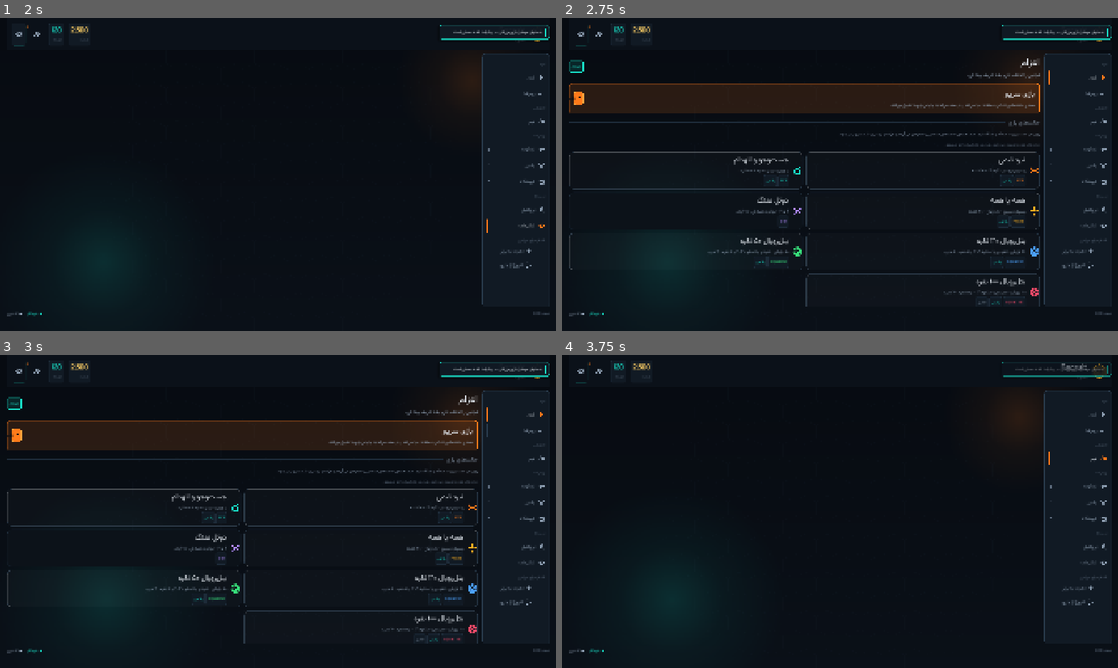
Above: before the commit, frames 1-4 (two rows, left to right).
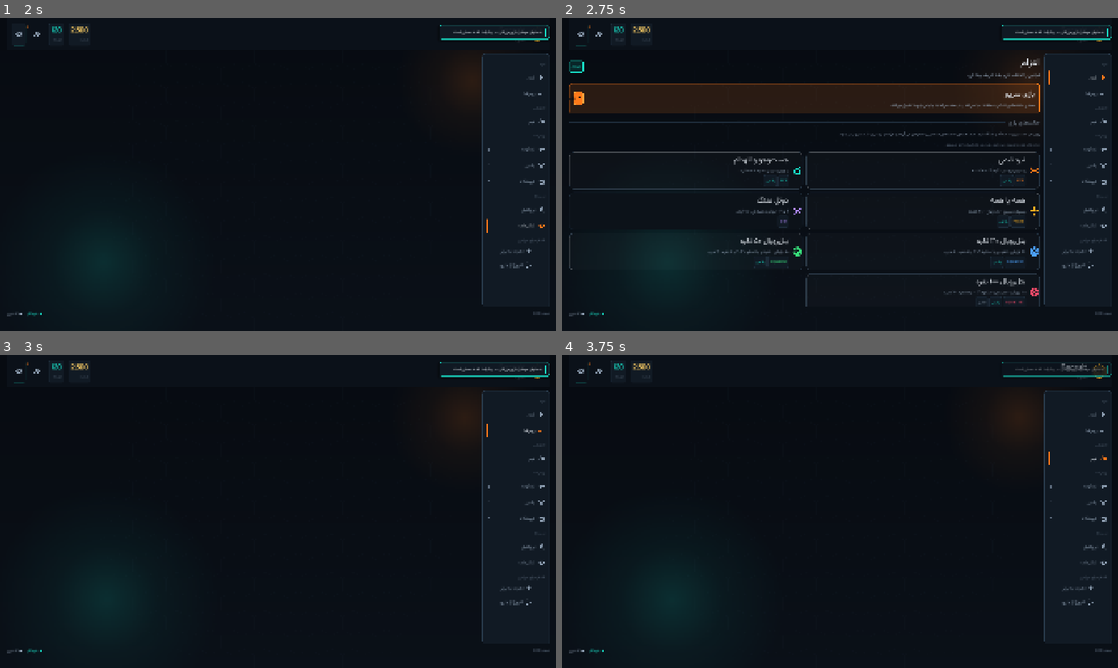
Above: after the commit, the same moments.

Repository: Hexora-Studio-Official/HEXORA-PixelLegends
Game: Godot game, scene res://src/ui/screens/main_menu_screen.tscn
Same seed, same stepped clock (60 frames per second), same inputs: the game is played once before the commit and once after it. This scene is started directly instead of the project's main scene.
Inputs (mouse positions are in pixels of both pictures, inside the frame that each line leads up to):
- Up to frame 1 (2 s): click "4" at 0.5 s; click (16, 33) at 1.27 s
- Up to frame 2 (2.75 s): click (1079, 77) at 2.02 s
- Up to frame 3 (3 s): click (517, 430) at 2.77 s
- Up to frame 4 (3.75 s): click (1079, 458) at 3.52 s

Frames 1-2 are identical in both runs. In frame 3, 12% of the frame differs, in the area x 1-98%, y 12-93%; in frame 4, nothing differs.
Error before the commit: Parse Error: Identifier "HORIZONTAL_ALIGNMENT_TRAILING" not declared in the current scope. (res://src/ui/pages/rooms_page.gd:99)

Commit message:
Use supported alignment for room capacity
Co-authored-by: arena-agent <297053741+arena-agent@users.noreply.github.com>

Diff:
--- a/src/ui/pages/rooms_page.gd
+++ b/src/ui/pages/rooms_page.gd
@@ -96,7 +96,7 @@
 	slider_row.add_child(UiKit.label(Loc.t(&"rooms.max_players"), &"BodyLabel"))
 	var value := UiKit.label(str(_host_max), &"NumericLabel")
 	value.custom_minimum_size = Vector2(40, 0)
-	value.horizontal_alignment = HORIZONTAL_ALIGNMENT_TRAILING
+	value.horizontal_alignment = HORIZONTAL_ALIGNMENT_LEFT if Loc.is_rtl() else HORIZONTAL_ALIGNMENT_RIGHT
 	slider_row.add_child(UiKit.spacer())
 	slider_row.add_child(value)
 
